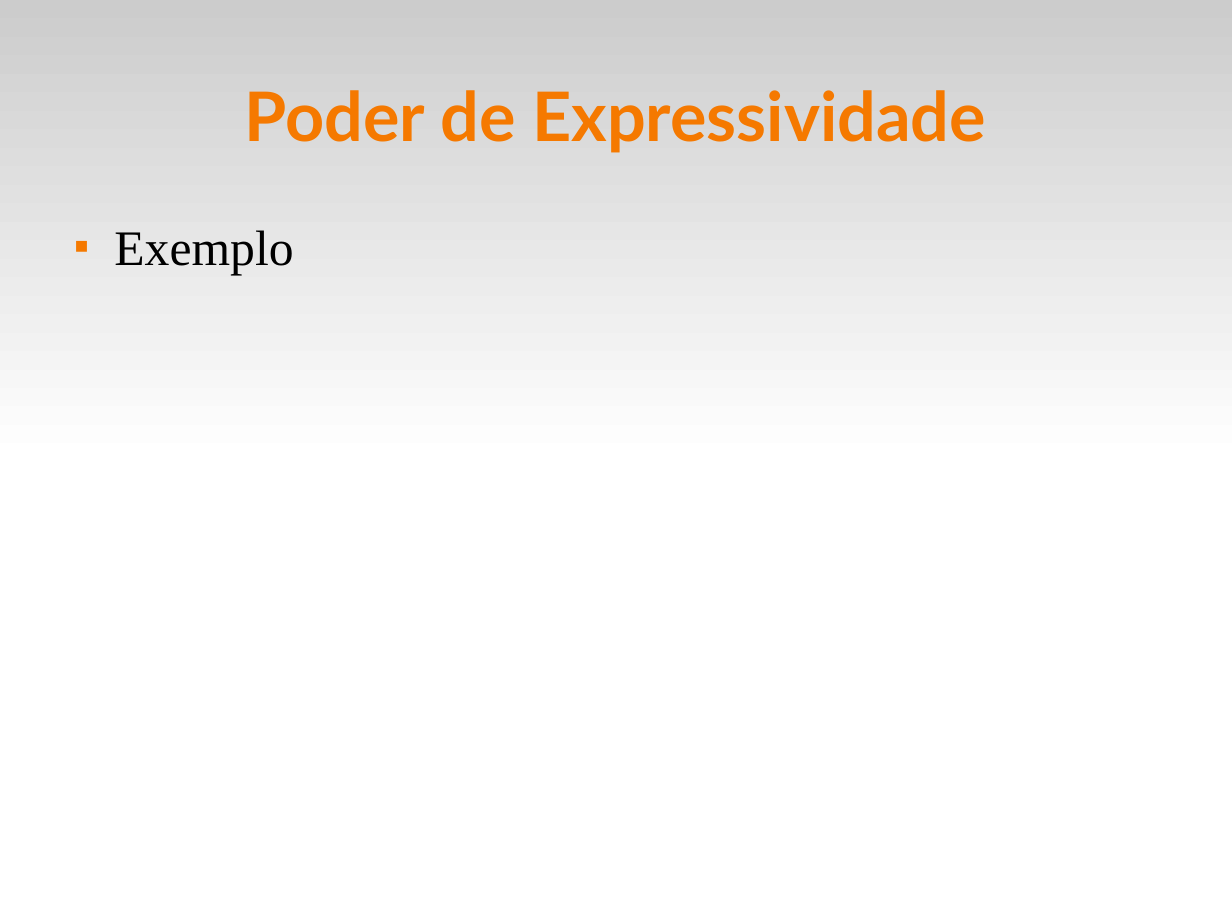
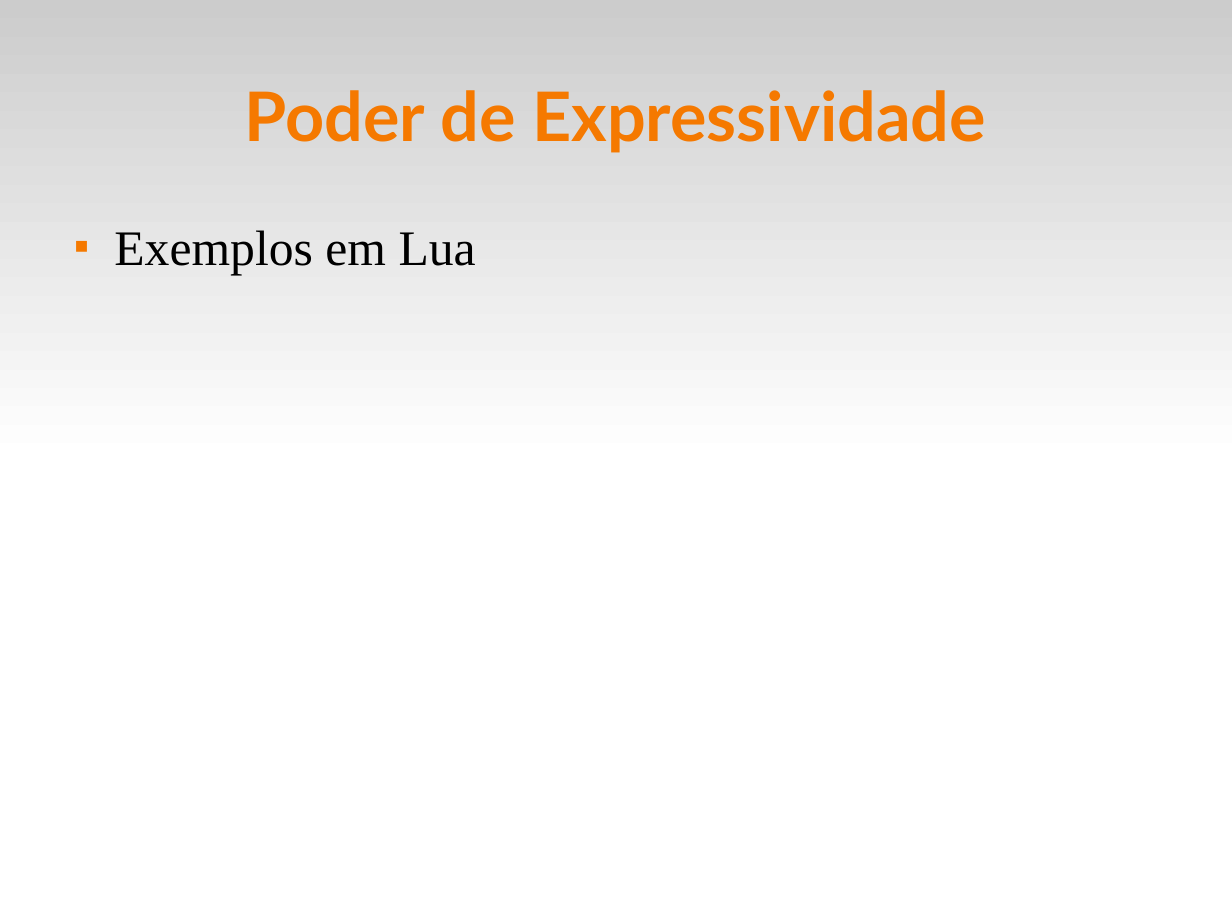
Before and after one commit to fsantanna-uerj/EDL, a slide deck: slide 18 of slides/edl-01.odp. Drawn at 1232x924 pixels with LibreOffice and Linux fonts; fonts in the diff are those of the drawing. Boxes give left, top, right and bottom in pixels: in the first picture for what was removed or moved away, otherwise in the second. Text is boxed around its words. In the diff, an @@ line names an element or a change of style, - is before the commit and + after.

```diff
--- a/slides/edl-01.odp
+++ b/slides/edl-01.odp
@@ text at box(114, 230, 476, 276): text changed @@
-■ Exemplo
+■ Exemplos em Lua
```
Also in this commit, not shown: 6 other files.
